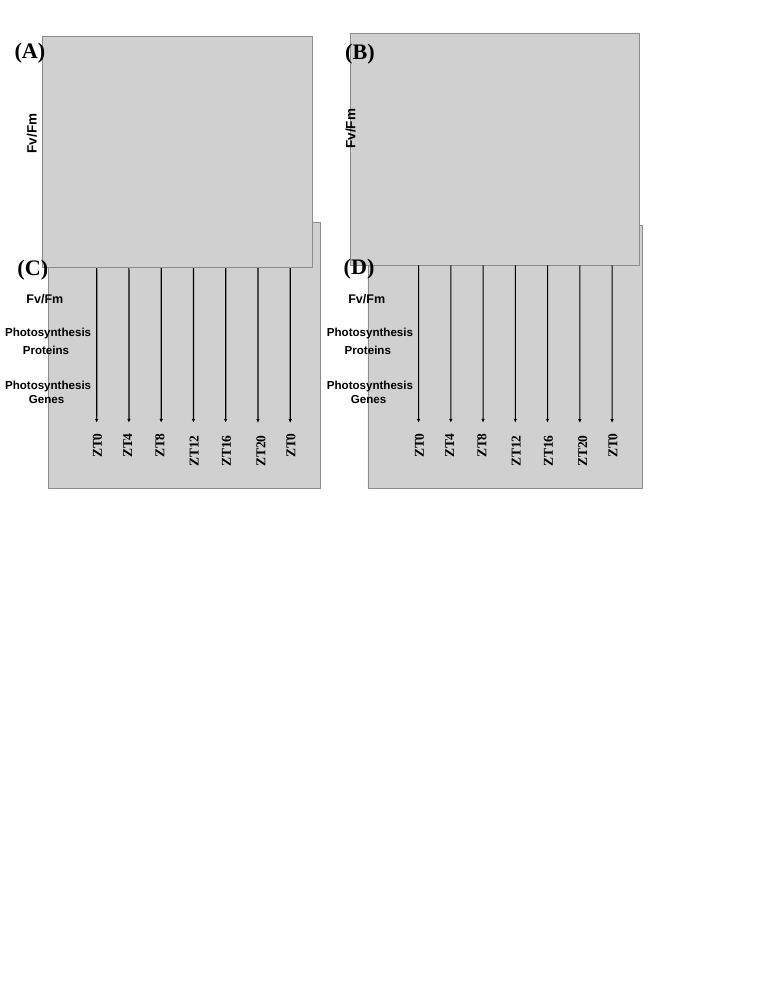
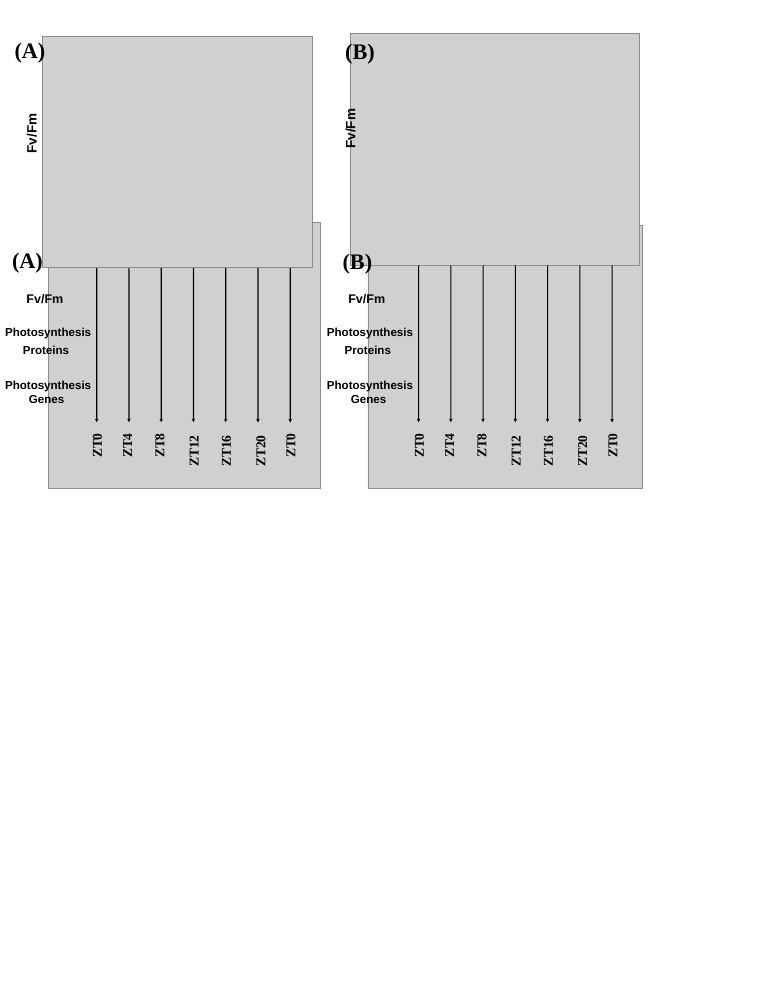
Before and after one commit to ABRomeroLosada/PhD_thesis, a slide deck: slide 1 of Fig_chapter4/fot/figure_fot_1.odp. Drawn at 765x1008 pixels with LibreOffice and Linux fonts; fonts in the diff are those of the drawing; grey boxes stand for pictures. Boxes give left, top, right and bottom in pixels: in the first picture for what was removed or moved away, otherwise in the second. Text is boxed around its words. In the diff, an @@ line names an element or a change of style, - is before the commit and + after.

```diff
--- a/Fig_chapter4/fot/figure_fot_1.odp
+++ b/Fig_chapter4/fot/figure_fot_1.odp
@@ text at box(12, 251, 43, 273): text changed @@
-(C)
+(A)
@@ text at box(343, 251, 373, 274): text changed @@
-(D)
+(B)
```
Also in this commit, not shown: 4 other files.
